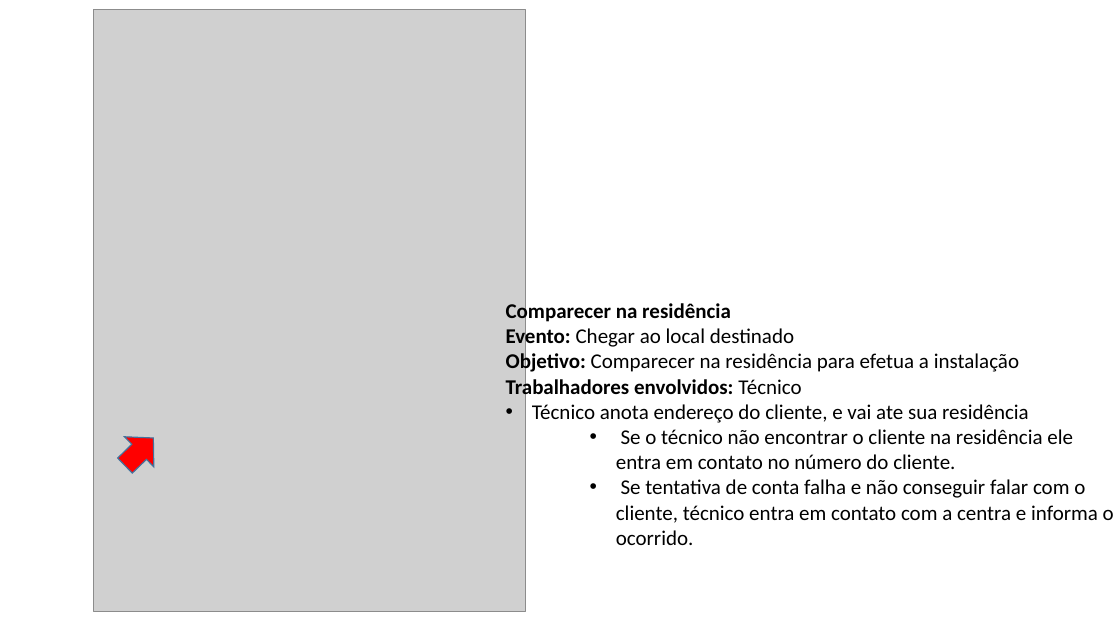
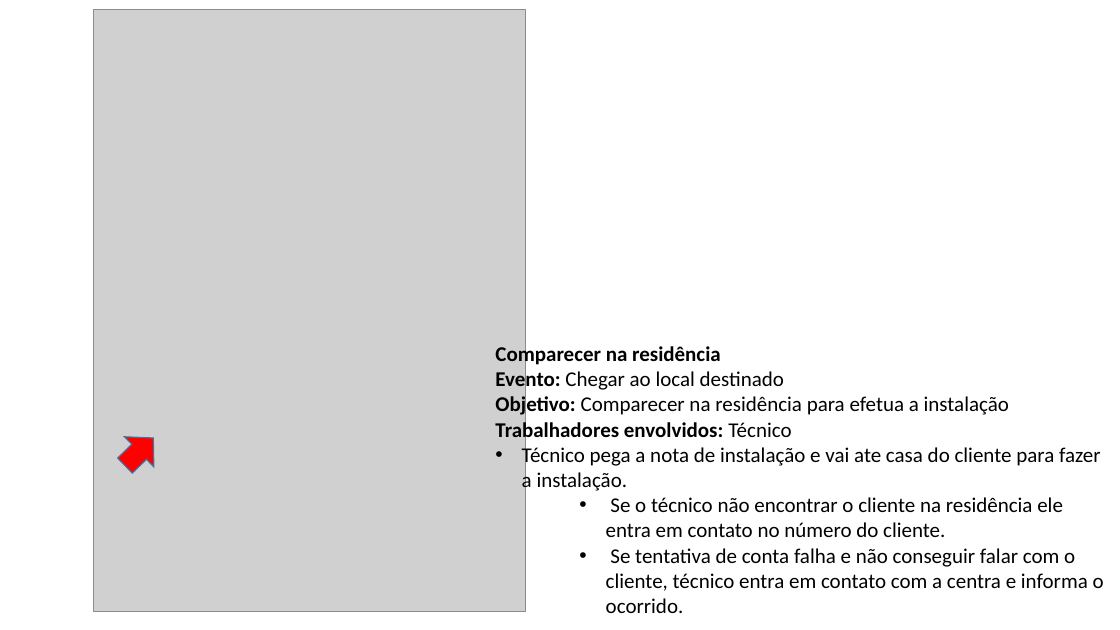
Before and after one commit to Nicolinhas/EngenhariaReversa, a slide deck: slide 27 of 18-Descrição dos Processos de Negócio.pptx. Drawn at 1120x630 pixels with LibreOffice and Linux fonts; fonts in the diff are those of the drawing; grey boxes stand for pictures. Boxes give left, top, right and bottom in pixels: in the first picture for what was removed or moved away, otherwise in the second. Text is boxed around its words. In the diff, an @@ line names an element or a change of style, - is before the commit and + after.

```diff
--- a/18-Descrição dos Processos de Negócio.pptx
+++ b/18-Descrição dos Processos de Negócio.pptx
@@ text "Comparecer na residência": place and size @@
-text "Comparecer na residência" at (506,301,1114,545)
+text "Comparecer na residência" at (495,344,1104,613)
@@ text at (522,444,1101,494): text changed @@
-• Técnico anota endereço do cliente, e vai ate sua residência
+• Técnico pega a nota de instalação e vai ate casa do cliente para fazer a instalação.
```
Also in this commit, not shown: 4 other slides changed.
